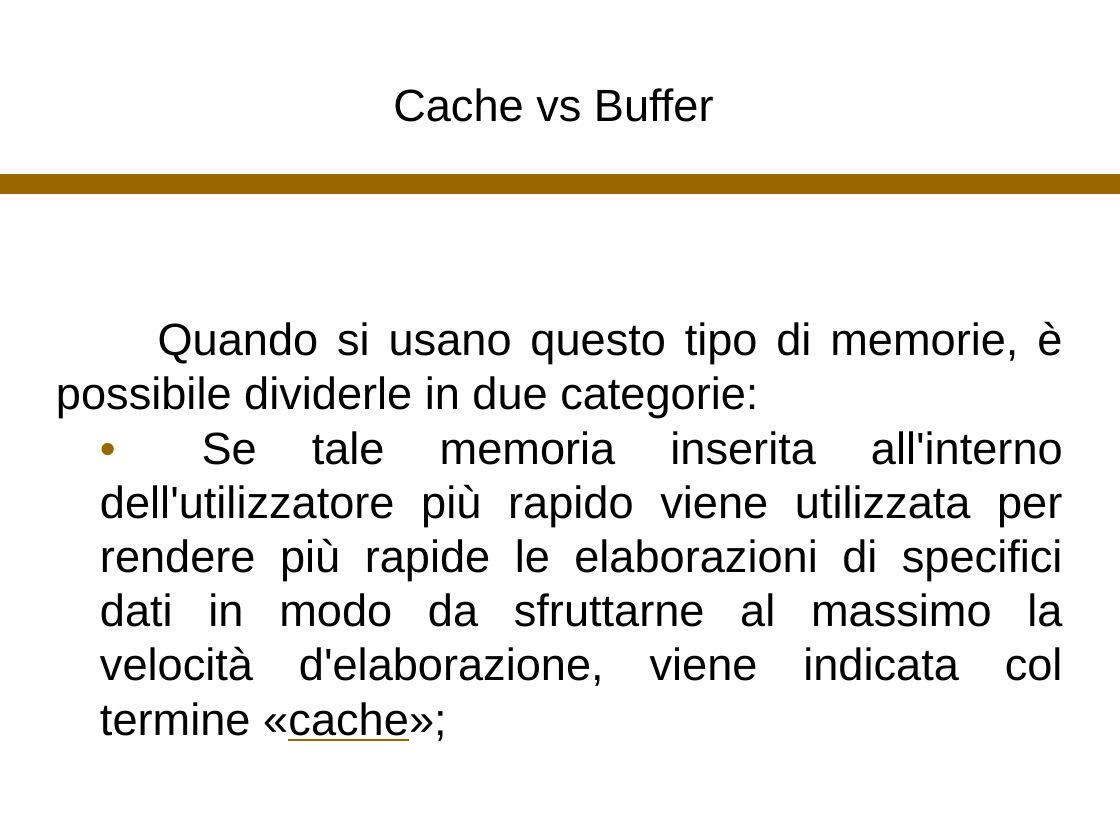
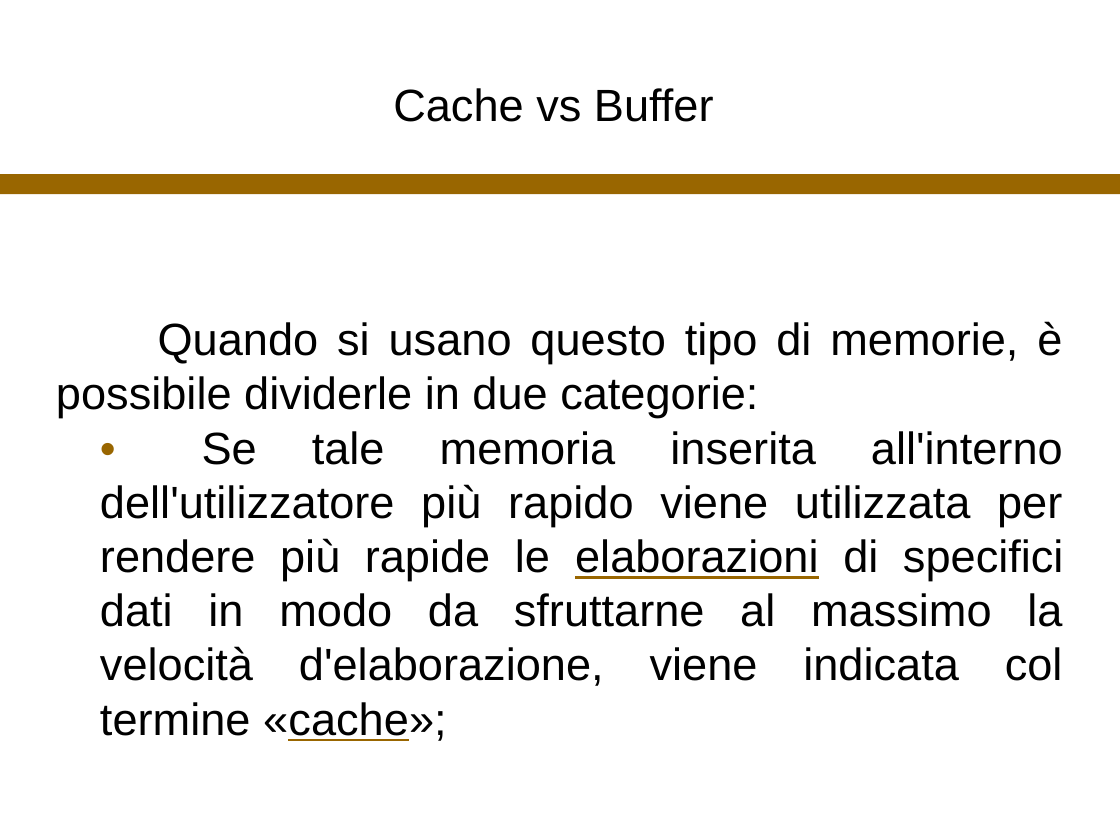
Before and after one commit to ozbaenyk/CorsoCS2019_bennic, a slide deck: slide 6 of Cache2019_bennic.odp. Drawn at 1120x840 pixels with LibreOffice and Linux fonts; fonts in the diff are those of the drawing. Boxes give left, top, right and bottom in pixels: in the first picture for what was removed or moved away, otherwise in the second. Text is boxed around its words. In the diff, an @@ line names an element or a change of style, - is before the commit and + after.

```diff
--- a/Cache2019_bennic.odp
+++ b/Cache2019_bennic.odp
@@ subtitle at (100,431,1064,741): underline on in "elaborazioni" @@
```
Also in this commit, not shown: 12 other slides changed, 1 other file.
